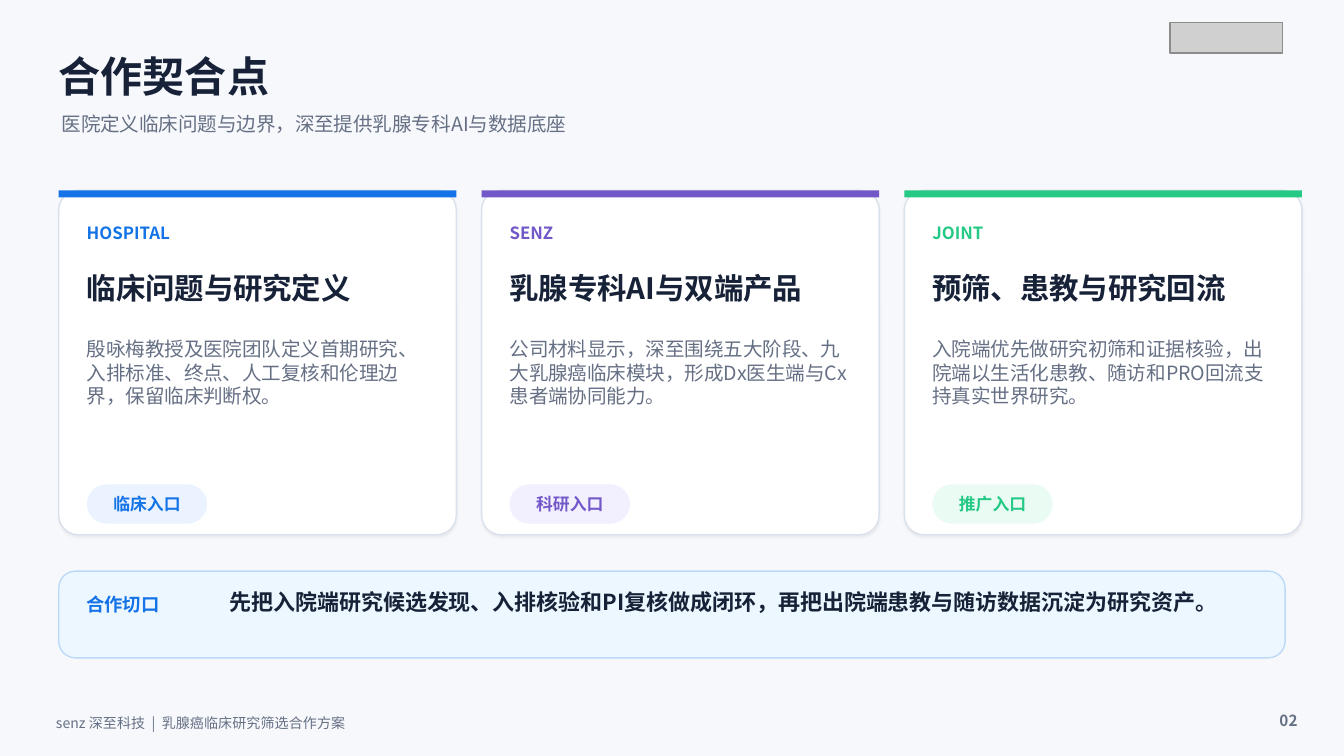
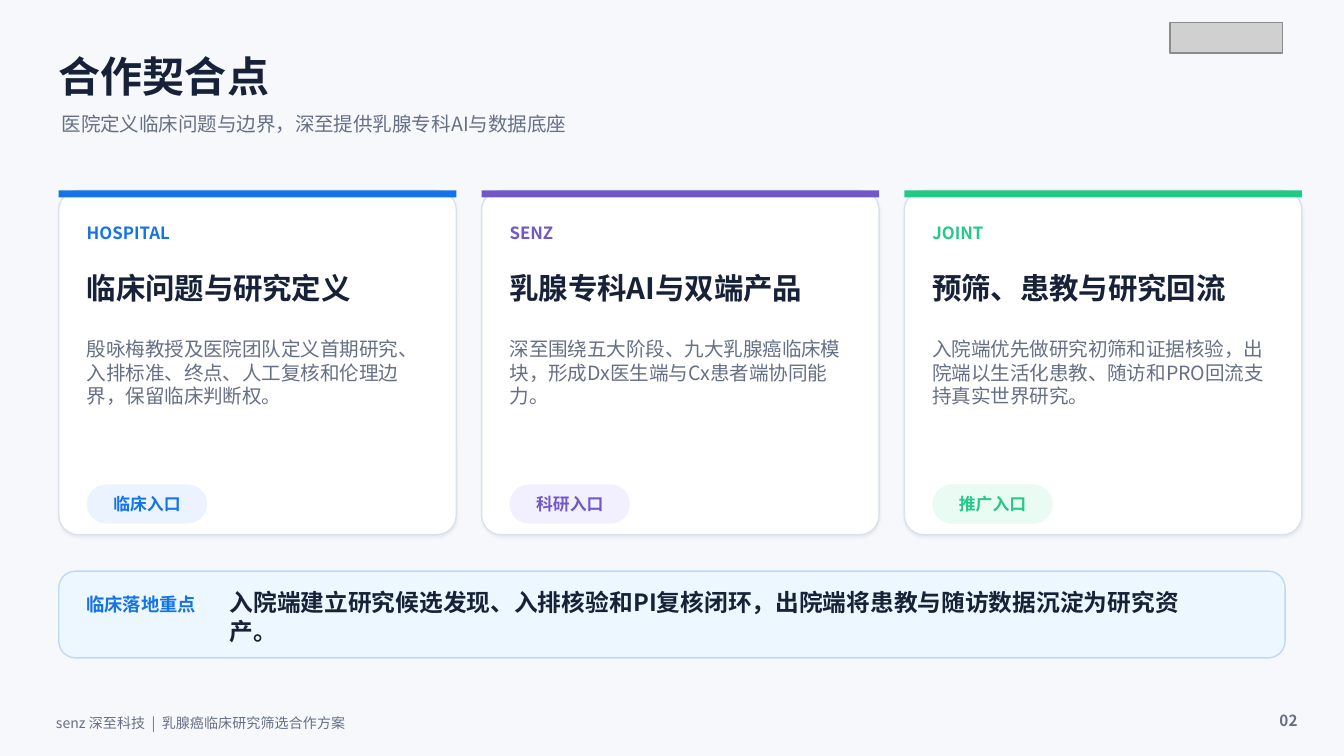
Before and after one commit to kylokuo/AI4BrCa, a slide deck: slide 2 of docs/殷咏梅教授_临床研究筛选合作方案.pptx. Drawn at 1344x756 pixels with LibreOffice and Linux fonts; fonts in the diff are those of the drawing; grey boxes stand for pictures. Boxes give left, top, right and bottom in pixels: in the first picture for what was removed or moved away, otherwise in the second. Text is boxed around its words. In the diff, an @@ line names an element or a change of style, - is before the commit and + after.

```diff
--- a/docs/殷咏梅教授_临床研究筛选合作方案.pptx
+++ b/docs/殷咏梅教授_临床研究筛选合作方案.pptx
@@ text at bbox=[510, 339, 841, 405]: text changed @@
-公司材料显示，深至围绕五大阶段、九大乳腺癌临床模块，形成Dx医生端与Cx患者端协同能力。
+深至围绕五大阶段、九大乳腺癌临床模块，形成Dx医生端与Cx患者端协同能力。
@@ text at bbox=[87, 595, 196, 613]: text changed @@
-合作切口
+临床落地重点
@@ text at bbox=[230, 590, 1179, 642]: text changed; size 11.8 to 12.7 pt @@
-先把入院端研究候选发现、入排核验和PI复核做成闭环，再把出院端患教与随访数据沉淀为研究资产。
+入院端建立研究候选发现、入排核验和PI复核闭环，出院端将患教与随访数据沉淀为研究资产。
```
Also in this commit, not shown: 10 other slides changed, 1 other file.
